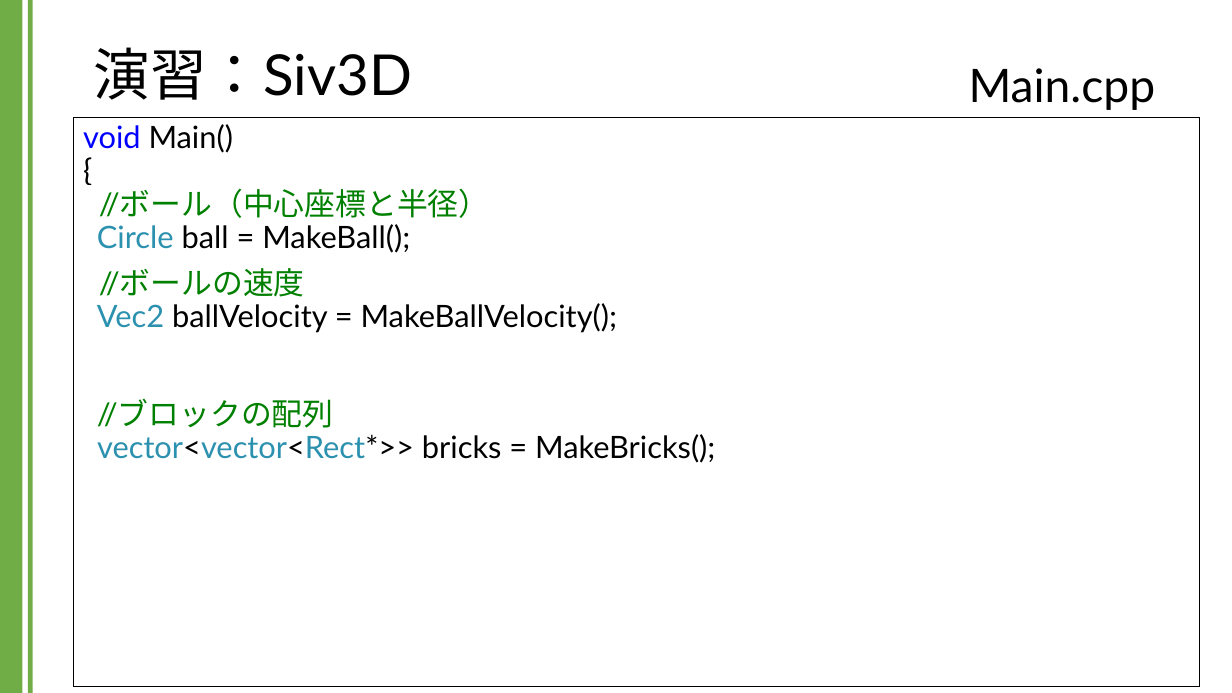
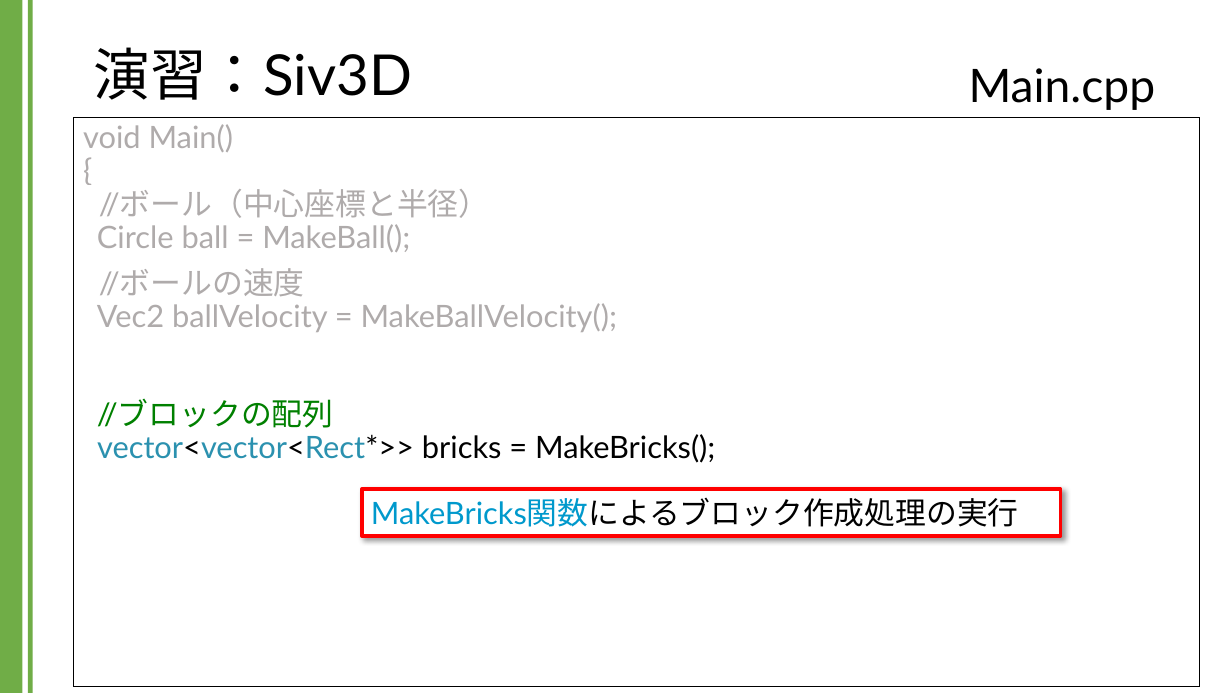
Before and after one commit to kic-murata/cpp2024, a slide deck: slide 45 of 授業資料/演習課題：Siv3D.pptx (slide 44 before the commit). Drawn at 1232x693 pixels with LibreOffice and Linux fonts; fonts in the diff are those of the drawing; background and template pictures are left out. Boxes give left, top, right and bottom in pixels: in the first picture for what was removed or moved away, otherwise in the second. Text is boxed around its words. In the diff, an @@ line names an element or a change of style, - is before the commit and + after.

```diff
--- a/授業資料/演習課題：Siv3D.pptx
+++ b/授業資料/演習課題：Siv3D.pptx
@@ text in rectangle at [83, 124, 618, 332]: text colour #0000FF to #AFABAB in "void"; text colour #000000 to #AFABAB in "Main() { ball = MakeBall();", "ballVelocity = MakeBallVelocity();"; text colour #008000 to #AFABAB in "//ボール（中心座標と半径）", "//ボールの速度"; text colour #2B91AF to #AFABAB in "Circle", "Vec2" @@
@@ rectangle added at [362, 490, 1061, 536], fill #FFFFFF, outline #FF0000 3 pt, 24 pt, text #000000 @@
+MakeBricks関数によるブロック作成処理の実行
```
Also in this commit, not shown: 9 other slides changed, 2 slides added.
